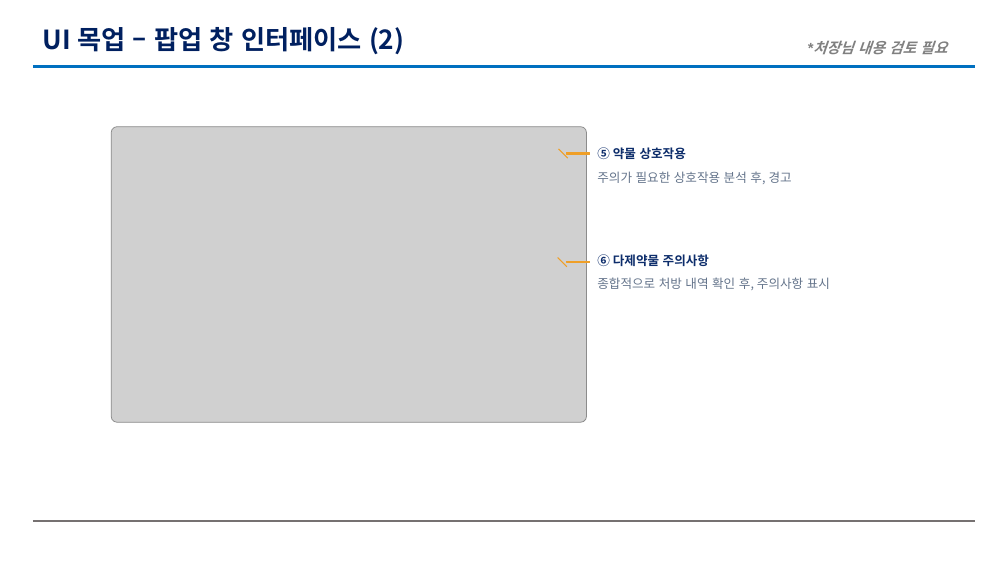
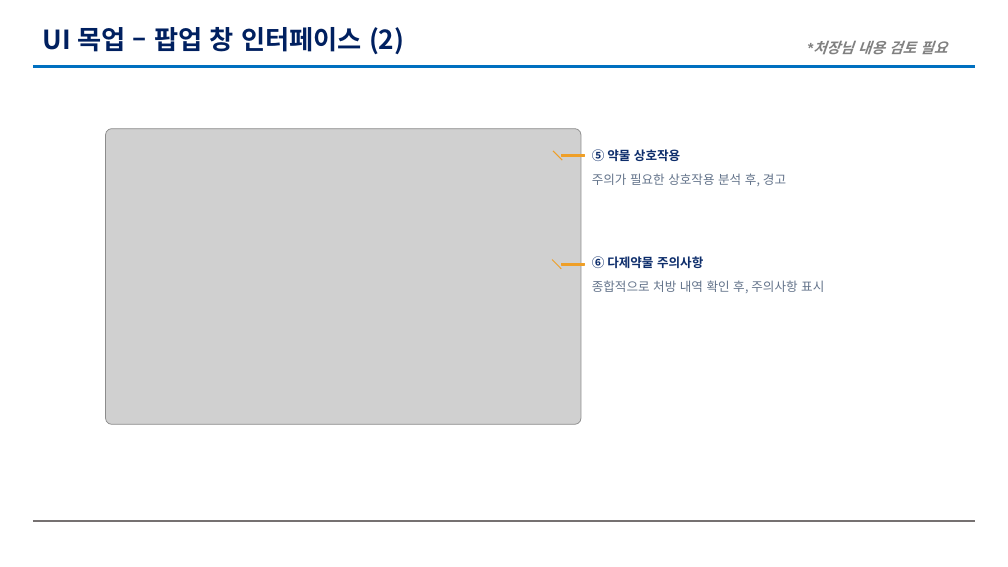
Before and after one commit to 23012/kiro-project, a slide deck: slide 4 of 문서/[진료] 약 처방 지원 시스템 초안.pptx. Drawn at 1008x567 pixels with LibreOffice and Linux fonts; fonts in the diff are those of the drawing; grey boxes stand for pictures; background and template pictures are left out. Boxes give left, top, right and bottom in pixels: in the first picture for what was removed or moved away, otherwise in the second. Text is boxed around its words. In the diff, an @@ line names an element or a change of style, - is before the commit and + after.

```diff
--- a/문서/[진료] 약 처방 지원 시스템 초안.pptx
+++ b/문서/[진료] 약 처방 지원 시스템 초안.pptx
@@ 3 texts, 2 rectangles, 2 lines, 1 picture: place and size @@
-3 texts, 2 rectangles, 2 lines, 1 picture at [111,127,830,423]
+3 texts, 2 rectangles, 2 lines, 1 picture at [106,129,824,424]
@@ text "주의가 필요한 상호작용 분석 후, ...": place and size @@
-text "주의가 필요한 상호작용 분석 후, ..." at [597,171,792,184]
+text "주의가 필요한 상호작용 분석 후, ..." at [592,173,786,186]
```
Also in this commit, not shown: 1 other slide changed, 46 other files.
